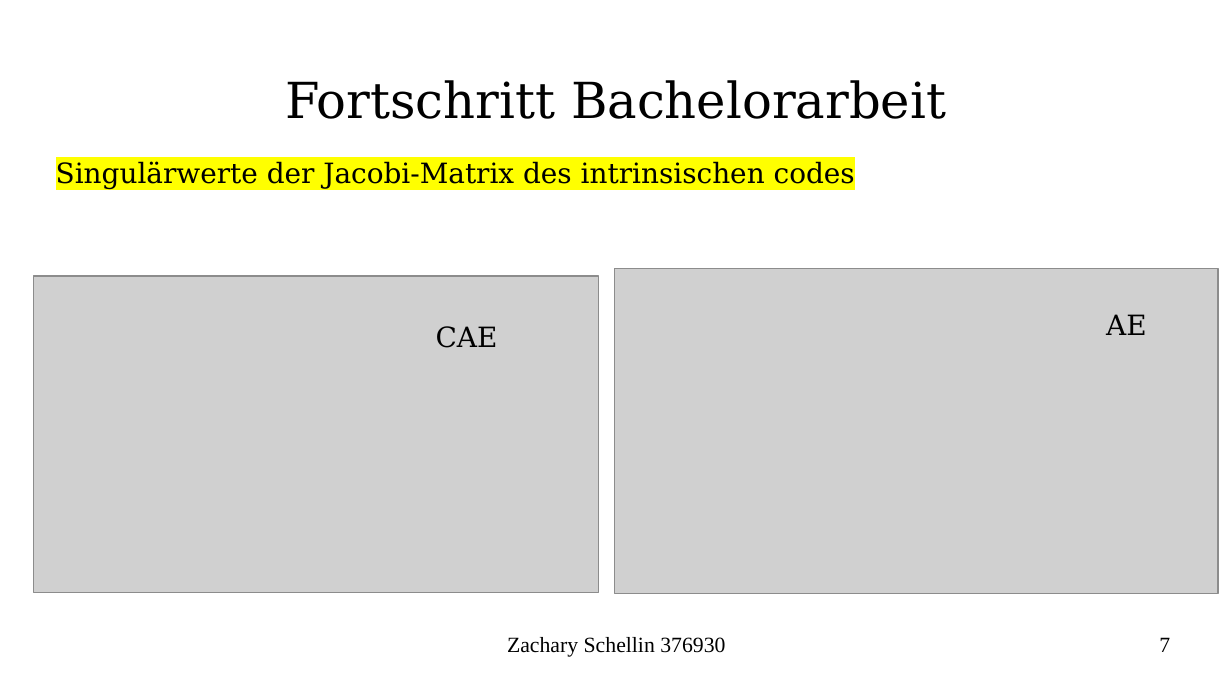
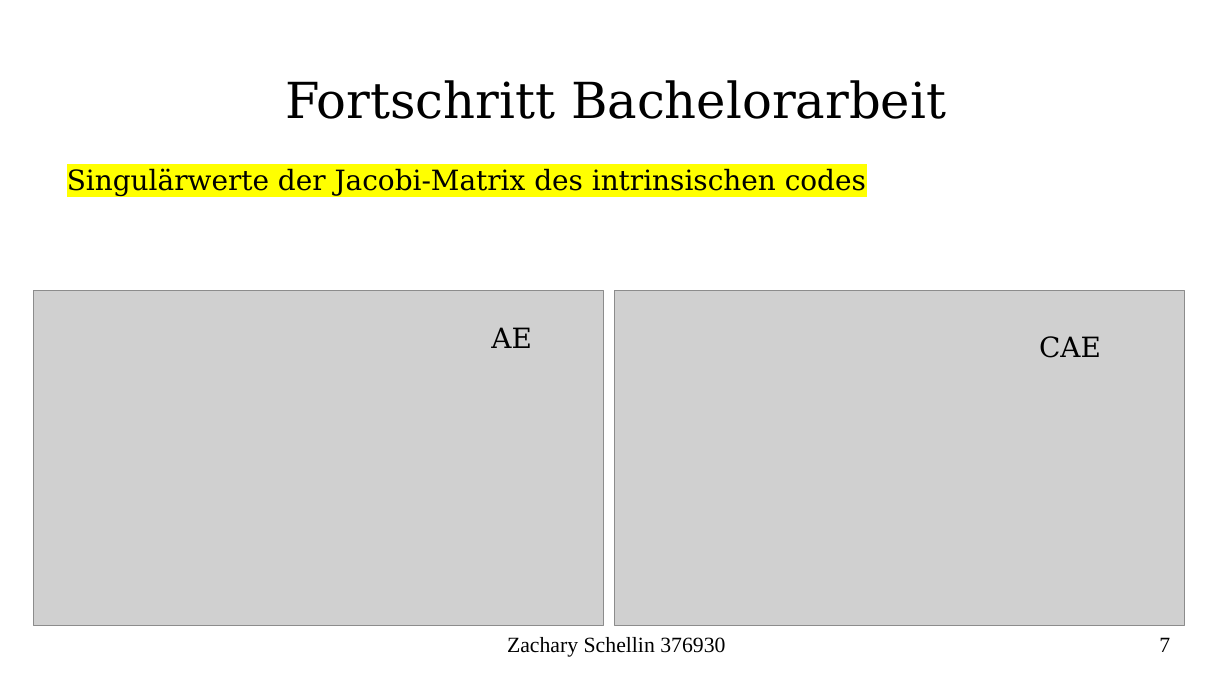
Before and after one commit to schellinzachary/rom-using-autoencoders, a slide deck: slide 7 of Present/Present_3/Untitled 1.odp. Drawn at 1232x693 pixels with LibreOffice and Linux fonts; fonts in the diff are those of the drawing; grey boxes stand for pictures. Boxes give left, top, right and bottom in pixels: in the first picture for what was removed or moved away, otherwise in the second. Text is boxed around its words. In the diff, an @@ line names an element or a change of style, - is before the commit and + after.

```diff
--- a/Present/Present_3/Untitled 1.odp
+++ b/Present/Present_3/Untitled 1.odp
@@ text "Singulärwerte der Jacobi-Matrix des intrinsischen ...": place and size @@
-text "Singulärwerte der Jacobi-Matrix des intrinsischen ..." at bbox=[56, 161, 855, 188]
+text "Singulärwerte der Jacobi-Matrix des intrinsischen ..." at bbox=[67, 168, 866, 195]
@@ picture: place and size @@
-picture at bbox=[34, 276, 599, 593]
+picture at bbox=[34, 291, 604, 626]
@@ picture: place and size @@
-picture at bbox=[615, 268, 1219, 594]
+picture at bbox=[615, 291, 1185, 626]
@@ text "AE": place and size @@
-text "AE" at bbox=[1106, 314, 1147, 335]
+text "AE" at bbox=[491, 327, 532, 348]
@@ text "CAE": place and size @@
-text "CAE" at bbox=[436, 326, 498, 348]
+text "CAE" at bbox=[1039, 336, 1101, 358]
```
Also in this commit, not shown: 2 other slides changed, 3 slides added, 11 other files.
